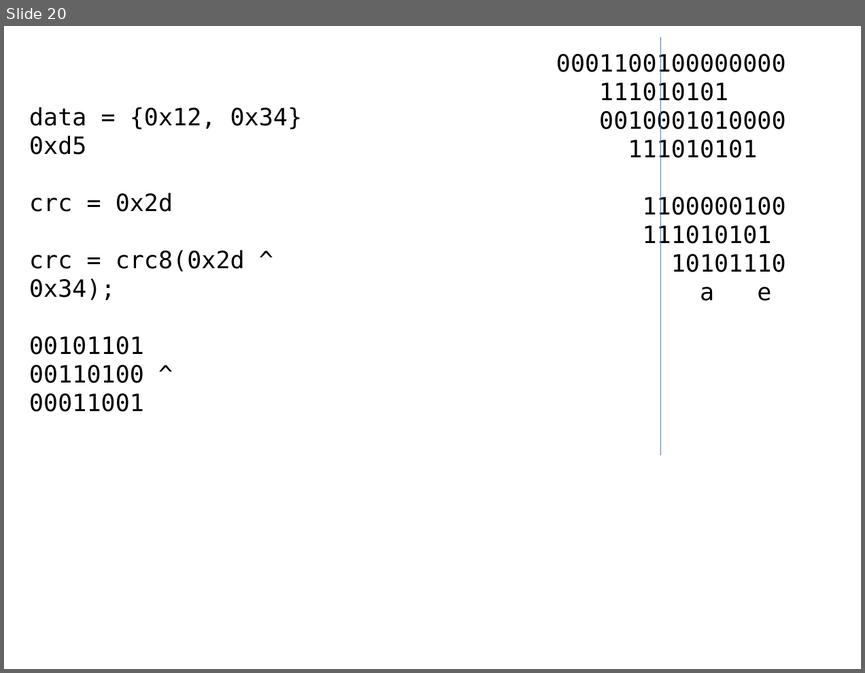
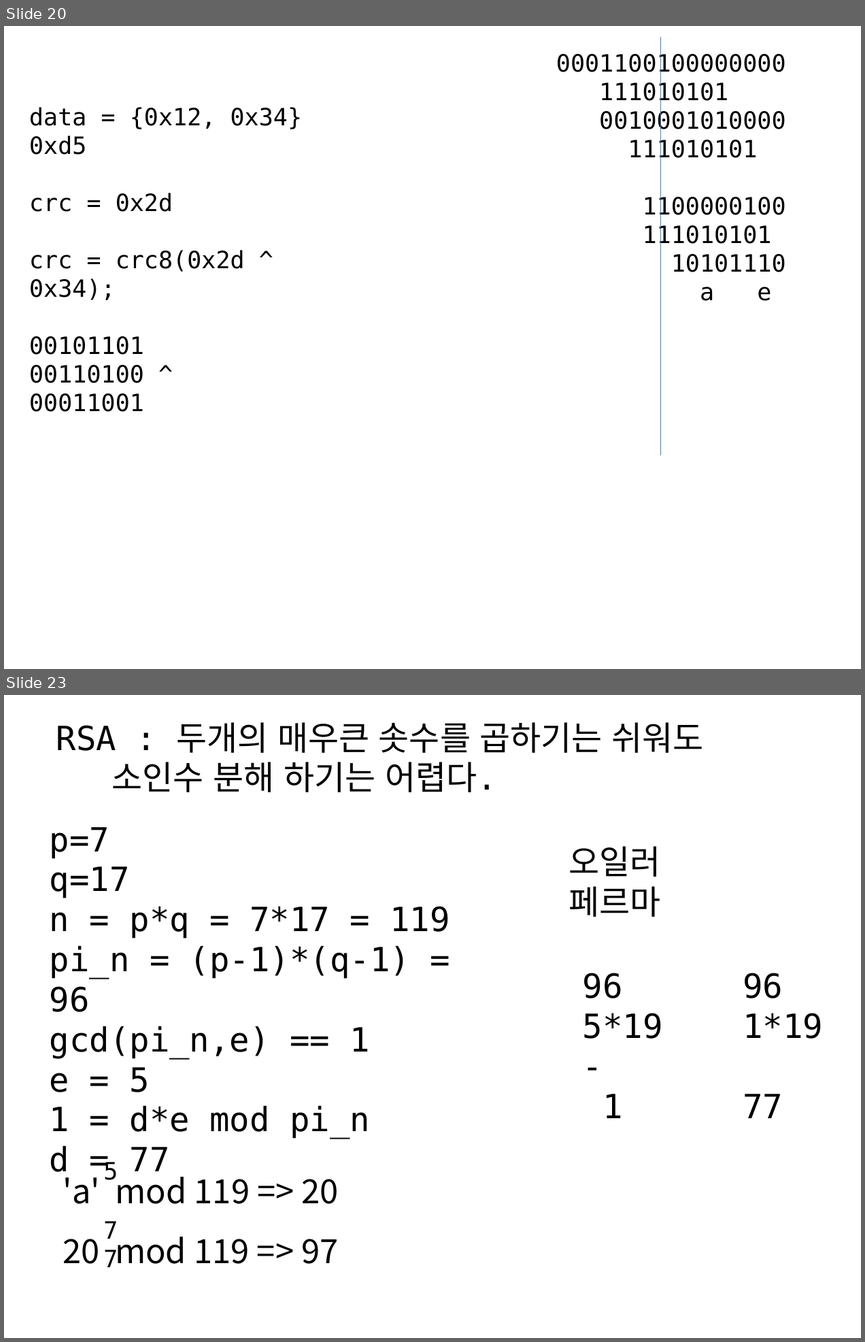
Before and after one commit to chisun-joung/osdsalgo_c, a slide deck: 05_day.pptx. Shown one above the other, each under a label of ours: slide 20 before the commit, slides 20 and 23 after it; the slides between them are not shown. The pictures are 865x673 and 865x1342 pixels, drawn with LibreOffice and Linux fonts; fonts in the diff are those of the drawing. Boxes give left, top, right and bottom in pixels: in the first picture for what was removed or moved away, otherwise in the second. Text is boxed around its words. In the diff, an @@ line names an element or a change of style, - is before the commit and + after.

```diff
--- a/05_day.pptx
+++ b/05_day.pptx
@@ slide 23 added at [4,695,861,1338], background #FFFFFF @@
@@ text added at [56,722,703,792], 28 pt, text #000000 @@
+RSA : 두개의 매우큰 솟수를 곱하기는 쉬워도
+소인수 분해 하기는 어렵다.
@@ text added at [50,827,449,1178], 28 pt, text #000000 @@
+p=7
+q=17
+n = p*q = 7*17 = 119
+pi_n = (p-1)*(q-1) = 96
+gcd(pi_n,e) == 1
+e = 5
+1 = d*e mod pi_n
+d = 77
@@ text added at [569,846,661,917], 28 pt, text #000000 @@
+오일러
+페르마
@@ text added at [583,972,823,1118], 28 pt, text #000000 @@
+96 96
+5*19 1*19 -
+1 77
@@ text added at [103,1161,118,1180], 20 pt, text #000000 @@
+5
@@ text added at [63,1170,339,1204], 28 pt, text #000000 @@
+'a' mod 119 => 20
@@ text added at [95,1211,139,1249], 20 pt, text #000000 @@
+77
@@ text added at [63,1236,338,1263], 28 pt, text #000000 @@
+20 mod 119 => 97
```
Also in this commit, not shown: 1 slide changed, 3 other slides added, 2 other files.
